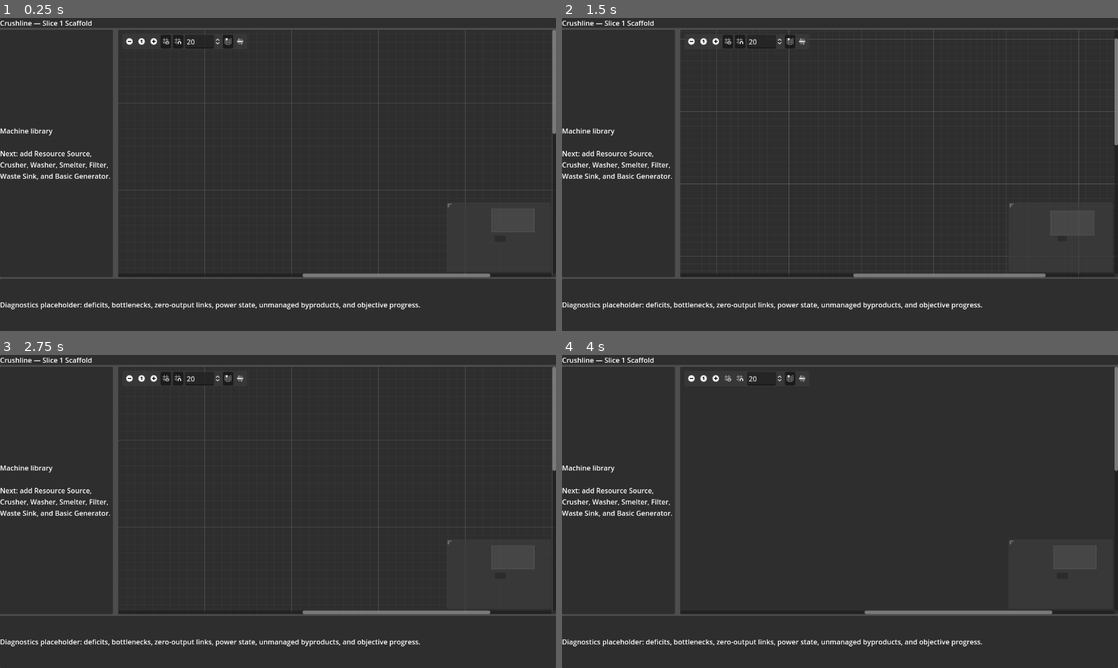
Above: before the commit, frames 1-4 (two rows, left to right).
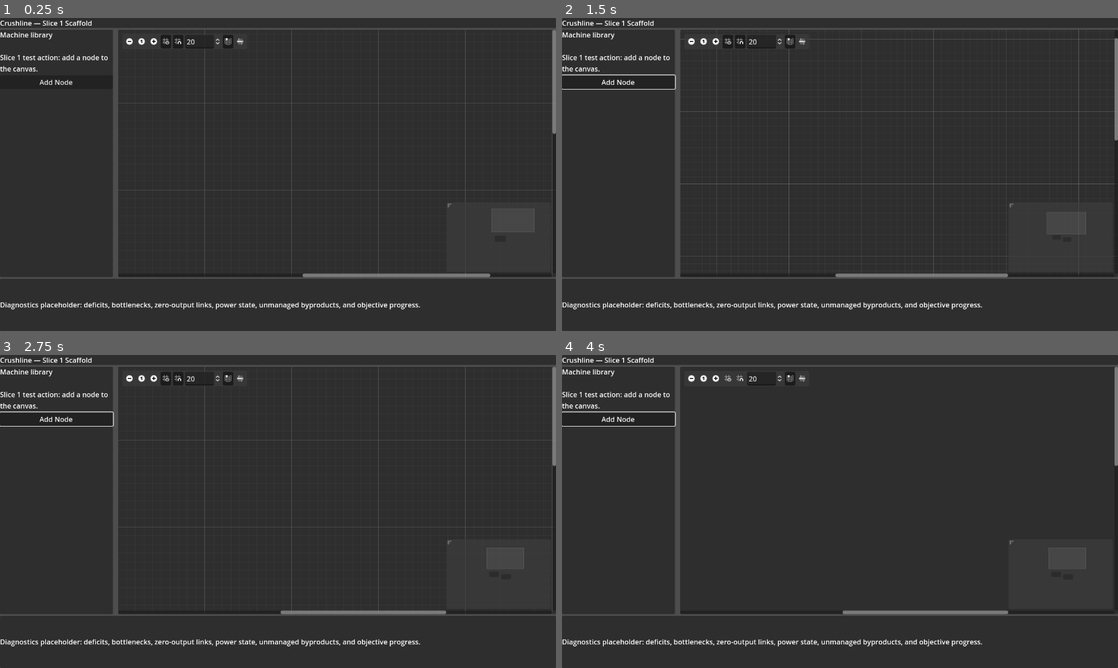
Above: after the commit, the same moments.

Repository: killerbearddude/Crushline-Godot
Game: Godot game, scene res://scenes/main/Main.tscn
Same seed, same stepped clock (60 frames per second), same inputs: the game is played once before the commit and once after it.
Inputs (mouse positions are in pixels of both pictures, inside the frame that each line leads up to):
- Up to frame 1 (0.25 s): no input
- Up to frame 2 (1.5 s): click (617, 80) at 0.5 s, where only the run after the commit has a clickable "Add Node"; click (689, 43) at 1.25 s
- Up to frame 3 (2.75 s): click (155, 380) at 2 s
- Up to frame 4 (4 s): click (728, 380) at 2.75 s; click (739, 380) at 3.5 s

The runs differ from the first frame. In frame 1, 1.0% of the frame differs, in the area x 0-20%, y 4-52%; in frame 2, 1.2%; in frame 3, 1.3%, in the area x 0-100%, y 4-83%; in frame 4, 1.3%.

Commit message:
Add graph add-node button (#5)
* Add main controller for graph button

* Add graph method for button-created nodes

* Use generic add node button

* Add graph node button to main scene

Diff:
--- a/scenes/main/Main.tscn
+++ b/scenes/main/Main.tscn
@@ -1,6 +1,7 @@
-[gd_scene load_steps=2 format=3]
+[gd_scene load_steps=3 format=3]
 
 [ext_resource type="PackedScene" path="res://scenes/graph/ProductionGraphView.tscn" id="1"]
+[ext_resource type="Script" path="res://scripts/ui/main_controller.gd" id="main_controller"]
 
 [node name="Main" type="Control"]
 layout_mode = 3
@@ -9,6 +10,7 @@
 anchor_bottom = 1.0
 grow_horizontal = 2
 grow_vertical = 2
+script = ExtResource("main_controller")
 
 [node name="Root" type="VBoxContainer" parent="."]
 layout_mode = 1
@@ -33,10 +35,17 @@
 custom_minimum_size = Vector2(260, 0)
 layout_mode = 2
 
-[node name="MachineLibraryLabel" type="Label" parent="Root/Body/MachineLibraryPanel"]
+[node name="MachineLibraryContents" type="VBoxContainer" parent="Root/Body/MachineLibraryPanel"]
 layout_mode = 2
-text = "Machine library\n\nNext: add Resource Source, Crusher, Washer, Smelter, Filter, Waste Sink, and Basic Generator."
+
+[node name="MachineLibraryLabel" type="Label" parent="Root/Body/MachineLibraryPanel/MachineLibraryContents"]
+layout_mode = 2
+text = "Machine library\n\nSlice 1 test action: add a node to the canvas."
 autowrap_mode = 3
+
+[node name="AddNodeButton" type="Button" parent="Root/Body/MachineLibraryPanel/MachineLibraryContents"]
+layout_mode = 2
+text = "Add Node"
 
 [node name="ProductionGraphView" parent="Root/Body" instance=ExtResource("1")]
 layout_mode = 2
--- a/scripts/ui/graph_view_controller.gd
+++ b/scripts/ui/graph_view_controller.gd
@@ -3,20 +3,33 @@
 const TEST_NODE_NAME := "TestResourceSourceNode"
 const MACHINE_GRAPH_NODE_SCENE_PATH := "res://scenes/graph/MachineGraphNode.tscn"
 
+var next_node_index := 0
+
 func _ready() -> void:
 	_create_test_resource_source_node()
+
+
+func add_placeholder_machine_node(machine_display_name: String, input_port_label: String, output_port_label: String) -> void:
+	next_node_index += 1
+	var node_name := "%sNode%d" % [machine_display_name.replace(" ", ""), next_node_index]
+	var position := Vector2(360.0 + (next_node_index * 40.0), 120.0 + (next_node_index * 30.0))
+	_create_machine_node(node_name, machine_display_name, input_port_label, output_port_label, position)
 
 
 func _create_test_resource_source_node() -> void:
 	if has_node(TEST_NODE_NAME):
 		return
 
+	_create_machine_node(TEST_NODE_NAME, "Resource Source", "In: none", "Out: Iron Ore", Vector2(80.0, 80.0))
+
+
+func _create_machine_node(node_name: String, machine_display_name: String, input_port_label: String, output_port_label: String, position: Vector2) -> void:
 	var machine_graph_node_scene := load(MACHINE_GRAPH_NODE_SCENE_PATH) as PackedScene
 	var graph_node := machine_graph_node_scene.instantiate()
-	graph_node.name = TEST_NODE_NAME
-	graph_node.position_offset = Vector2(80.0, 80.0)
-	graph_node.set("machine_display_name", "Resource Source")
-	graph_node.set("input_port_label", "In: none")
-	graph_node.set("output_port_label", "Out: Iron Ore")
+	graph_node.name = node_name
+	graph_node.position_offset = position
+	graph_node.set("machine_display_name", machine_display_name)
+	graph_node.set("input_port_label", input_port_label)
+	graph_node.set("output_port_label", output_port_label)
 
 	add_child(graph_node)
--- /dev/null
+++ b/scripts/ui/main_controller.gd
@@ -0,0 +1,12 @@
+extends Control
+
+@onready var add_node_button := get_node("Root/Body/MachineLibraryPanel/MachineLibraryContents/AddNodeButton") as Button
+@onready var graph_view := get_node("Root/Body/ProductionGraphView") as GraphEdit
+
+func _ready() -> void:
+	add_node_button.pressed.connect(_on_add_node_button_pressed)
+
+
+func _on_add_node_button_pressed() -> void:
+	if graph_view.has_method("add_placeholder_machine_node"):
+		graph_view.call("add_placeholder_machine_node", "Processor", "In: input", "Out: output")
